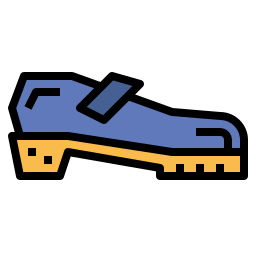
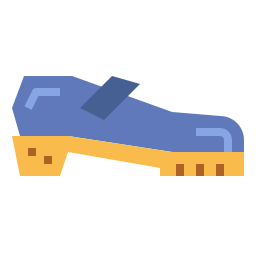
Before/after of a 256px x 256px layered artwork. What changed in the layer stack:
painted on "L1" over [8, 72, 248, 180]
